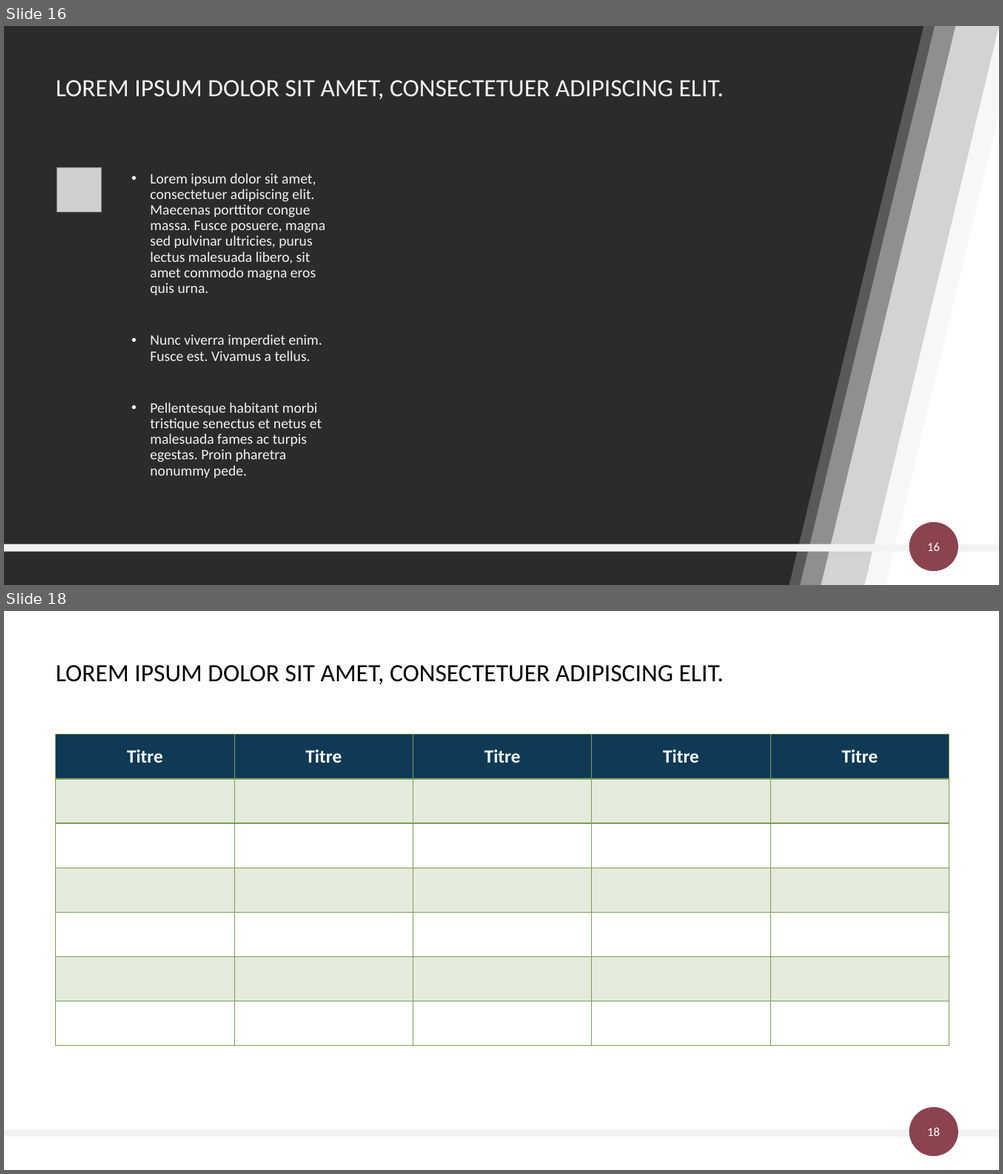
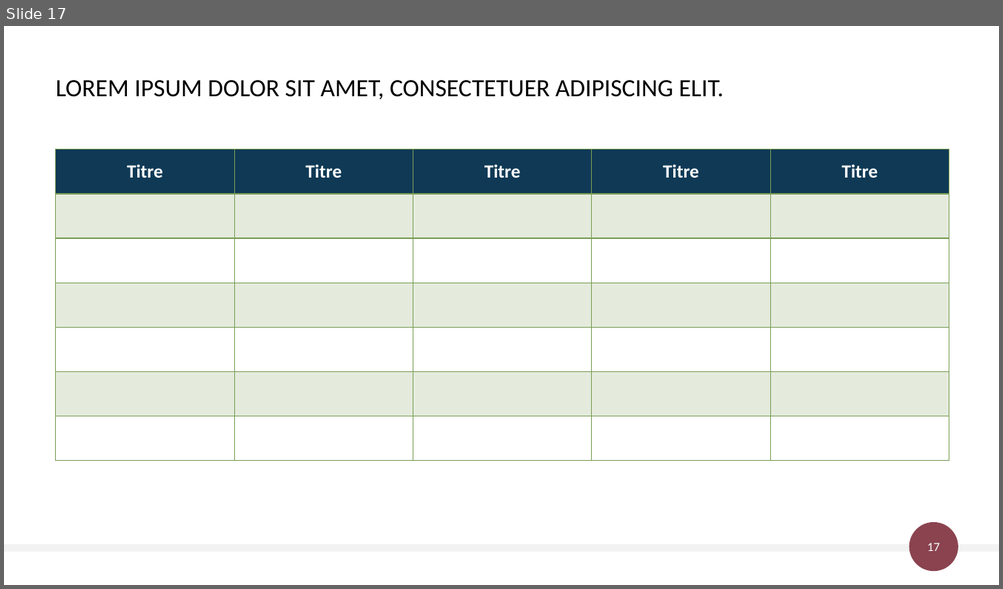
Before and after one commit to FortinoDiVinci/Thesis_report, a slide deck: Communication/FeDeV 2019/fedev_2019.pptx. Shown one above the other, each under a label of ours: slides 16 and 18 before the commit, slide 17 after it; the slides between them are not shown. The pictures are 1003x1174 and 1003x589 pixels, drawn with LibreOffice and Linux fonts; fonts in the diff are those of the drawing; grey boxes stand for pictures; background and template pictures are left out; a plain dark background stands for a picture behind light text. Boxes give left, top, right and bottom in pixels: in the first picture for what was removed or moved away, otherwise in the second. Text is boxed around its words. In the diff, an @@ line names an element or a change of style, - is before the commit and + after.

```diff
--- a/Communication/FeDeV 2019/fedev_2019.pptx
+++ b/Communication/FeDeV 2019/fedev_2019.pptx
@@ slide 16 removed at <box>4,26,999,585</box>, background picture (left out) @@
@@ title removed at <box>56,80,724,99</box> @@
-LOREM IPSUM DOLOR SIT AMET, CONSECTETUER ADIPISCING ELIT.
@@ group removed at <box>789,26,999,585</box>: 5 freeform shapes @@
@@ picture removed at <box>57,168,102,212</box> @@
@@ text removed at <box>150,173,325,478</box> @@
-• Lorem ipsum dolor sit amet, consectetuer adipiscing elit. Maecenas porttitor congue massa. Fusce posuere, magna sed pulvinar ultricies, purus lectus malesuada libero, sit amet commodo magna eros quis urna.
-• Nunc viverra imperdiet enim. Fusce est. Vivamus a tellus.
-• Pellentesque habitant morbi tristique senectus et netus et malesuada fames ac turpis egestas. Proin pharetra nonummy pede.
@@ ellipse removed at <box>909,523,959,572</box> @@
@@ rectangle removed at <box>4,545,999,552</box> @@
@@ page number removed at <box>927,543,939,551</box> @@
-16
@@ what was slide 18 is now slide 17 @@
@@ page number at <box>927,543,939,551</box>: text changed @@
-18
+17
```
Also in this commit, not shown: 7 slides changed, 9 slides added, 9 other slides removed, 1 other file.
